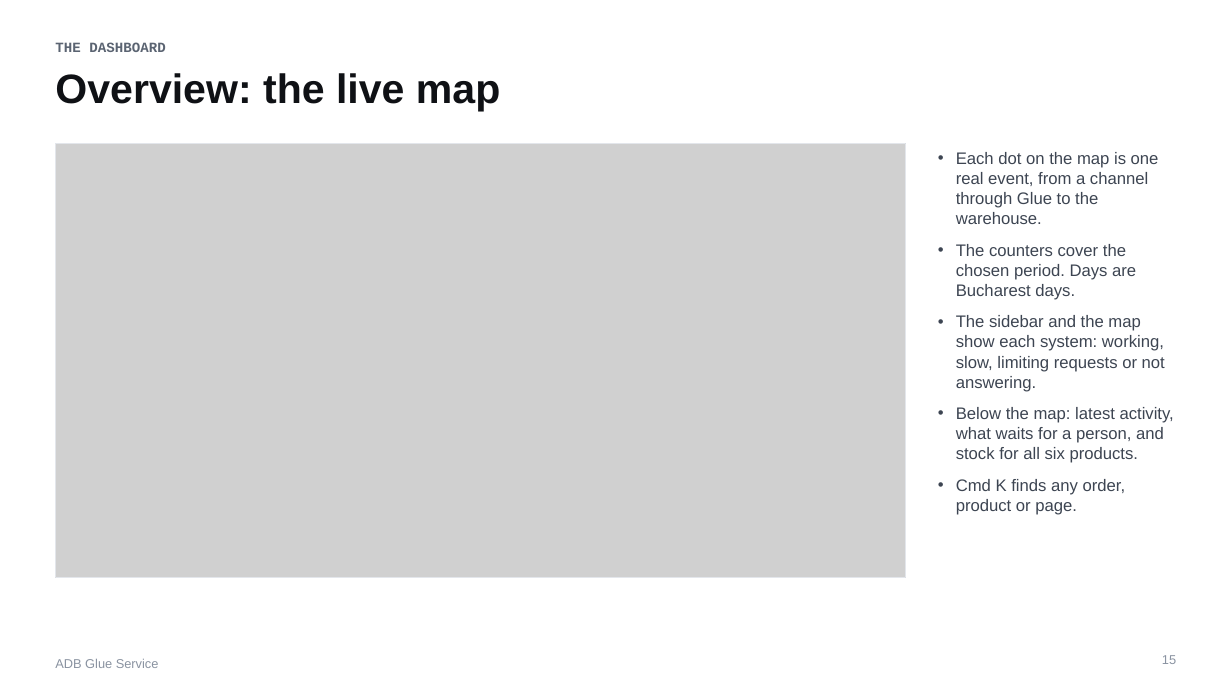
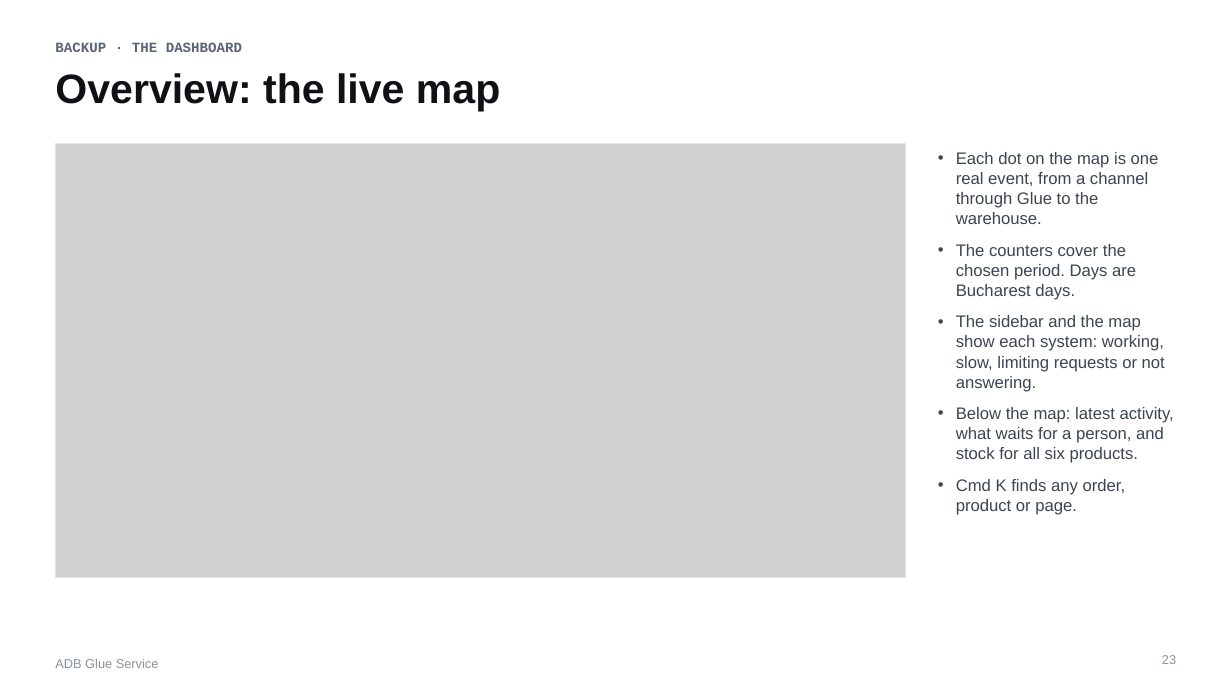
Before and after one commit to PantelimonGulie/adb-glue-service, a slide deck: slide 23 of docs/presentation/ADB-Glue-Service.pptx (slide 15 before the commit). Drawn at 1232x693 pixels with LibreOffice and Linux fonts; fonts in the diff are those of the drawing; grey boxes stand for pictures. Boxes give left, top, right and bottom in pixels: in the first picture for what was removed or moved away, otherwise in the second. Text is boxed around its words. In the diff, an @@ line names an element or a change of style, - is before the commit and + after.

Commit message:
Shorten the talk to 14 slides, with the detail moved to backup slides

```diff
--- a/docs/presentation/ADB-Glue-Service.pptx
+++ b/docs/presentation/ADB-Glue-Service.pptx
@@ text at (55, 42, 242, 52): text changed @@
-THE DASHBOARD
+BACKUP · THE DASHBOARD
@@ page number at (1162, 655, 1176, 664): text changed @@
-15
+23
```
Also in this commit, not shown: 9 other slides changed, 4 slides added, 2 slides removed, 1 other file.
